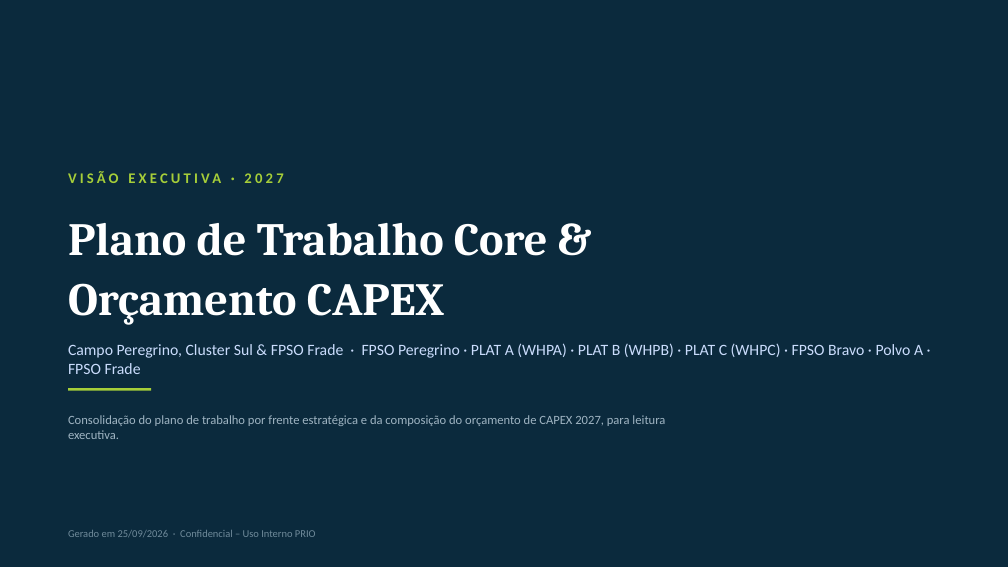
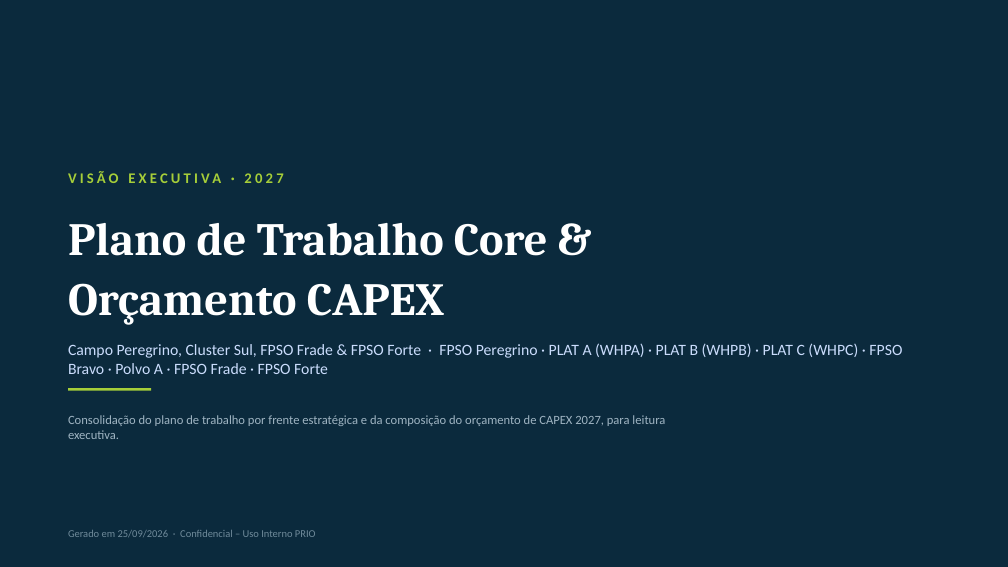
Before and after one commit to LucasRibaas/Planejamento, a slide deck: slide 1 of PRIO_Plano_Trabalho_CAPEX_2027.pptx. Drawn at 1008x567 pixels with LibreOffice and Linux fonts; fonts in the diff are those of the drawing. Boxes give left, top, right and bottom in pixels: in the first picture for what was removed or moved away, otherwise in the second. Text is boxed around its words. In the diff, an @@ line names an element or a change of style, - is before the commit and + after.

```diff
--- a/PRIO_Plano_Trabalho_CAPEX_2027.pptx
+++ b/PRIO_Plano_Trabalho_CAPEX_2027.pptx
@@ text at [68,343,902,374]: text changed @@
-Campo Peregrino, Cluster Sul & FPSO Frade · FPSO Peregrino · PLAT A (WHPA) · PLAT B (WHPB) · PLAT C (WHPC) · FPSO Bravo · Polvo A · FPSO Frade
+Campo Peregrino, Cluster Sul, FPSO Frade & FPSO Forte · FPSO Peregrino · PLAT A (WHPA) · PLAT B (WHPB) · PLAT C (WHPC) · FPSO Bravo · Polvo A · FPSO Frade · FPSO Forte
```
Also in this commit, not shown: 1 other slide changed, 3 slides added.
